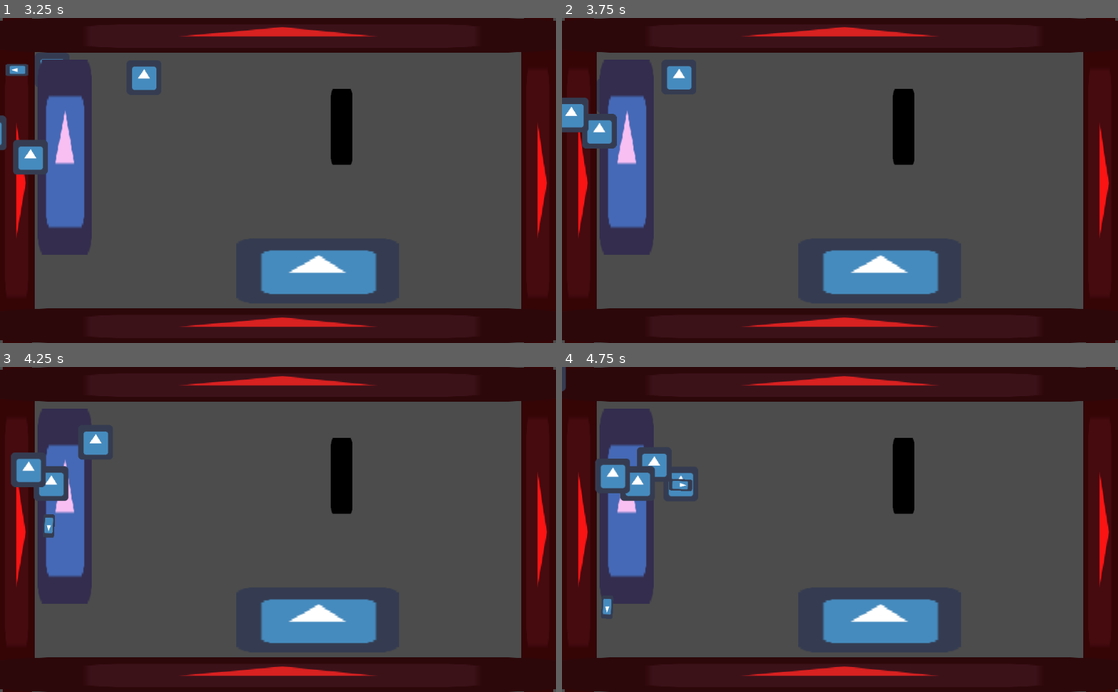
Above: before the commit, frames 1-4 (two rows, left to right).
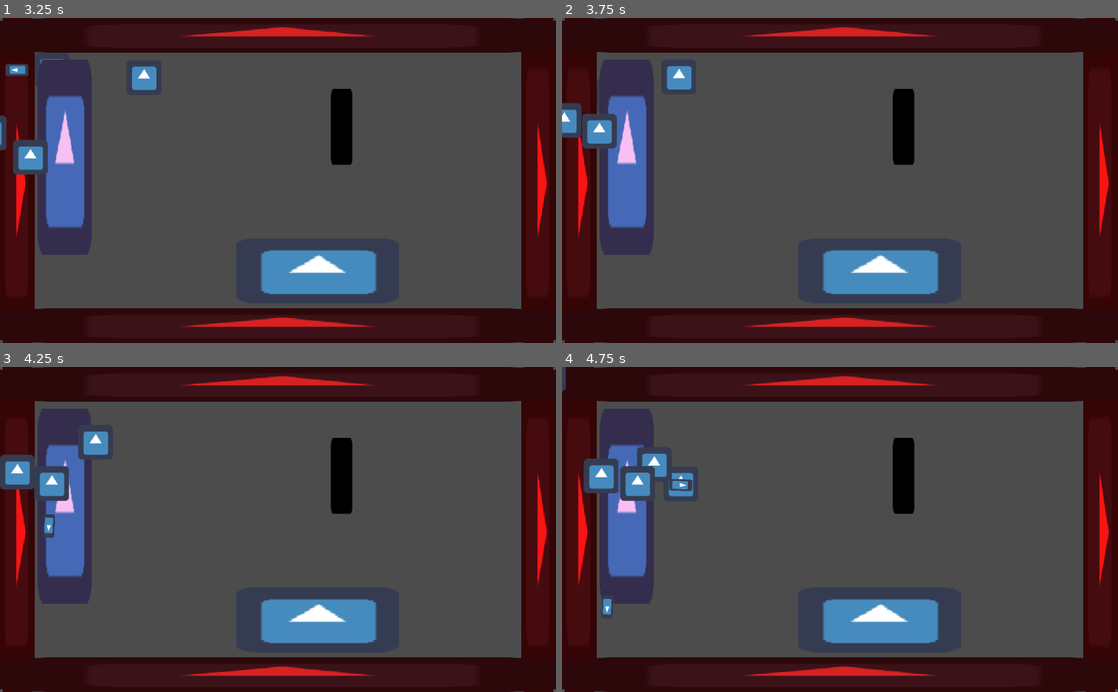
Above: after the commit, the same moments.

Repository: JuannFerrari/GlobalGameJam2019
Game: Godot game, scene res://World3.tscn
Two runs of this game, one before a commit and one after it. Both use one fixed random seed, a clock stepped at 60 frames per second and the inputs below. This scene is started directly instead of the project's main scene. The engine's default icon, where the game draws it, is replaced by a stand-in: a white triangle on a blue panel in a dark square.
Inputs:
- Up to frame 1 (3.25 s): tap Enter (ui_accept) at 0.5, 0.77, 1.52, 3.02 s; hold Up (ui_up) 0.53-2.03 s; hold Left (ui_left) from 2.03 s (still down)
- Up to frame 2 (3.75 s): release Left (ui_left) at 3.53 s; hold Down (ui_down) from 3.53 s (still down)
- Up to frame 3 (4.25 s): keep holding Down (ui_down); tap Enter (ui_accept) at 3.77 s
- Up to frame 4 (4.75 s): release Down (ui_down) at 4.28 s; hold Right (ui_right) from 4.28 s (still down); tap Enter (ui_accept) at 4.52 s

Frame 1 is identical in both runs. In frame 2, 0.4% of the frame differs, in the area x 0-5%, y 24-37%; in frame 3, 0.7%, in the area x 0-13%, y 26-42%; in frame 4, 0.6%.

Commit message:
colision de balas

Diff:
--- a/Bullet.gd
+++ b/Bullet.gd
@@ -10,3 +10,13 @@
 	var angle_vector= Vector2(cos(direction), sin(direction))
 	var motion=angle_vector*VEL
 	position=position+motion*delta
+
+
+func _on_VisibilityNotifier2D_screen_exited():
+	queue_free()
+
+
+func _on_Bullet_area_entered(area):
+	print("hola")
+	queue_free()
+	area.queue_free()
--- a/Bullet.tscn
+++ b/Bullet.tscn
@@ -7,6 +7,8 @@
 
 
 [node name="Bullet" type="Area2D"]
+collision_layer = 2048
+collision_mask = 2048
 script = ExtResource( 1 )
 __meta__ = {
 "_edit_group_": true
@@ -20,3 +22,8 @@
 [node name="CollisionShape2D" type="CollisionShape2D" parent="."]
 rotation = 1.5708
 shape = SubResource( 1 )
+
+[node name="VisibilityNotifier2D" type="VisibilityNotifier2D" parent="."]
+
+[connection signal="area_entered" from="." to="." method="_on_Bullet_area_entered"]
+[connection signal="screen_exited" from="VisibilityNotifier2D" to="." method="_on_VisibilityNotifier2D_screen_exited"]
--- a/EnemyOne.tscn
+++ b/EnemyOne.tscn
@@ -3,9 +3,9 @@
 [ext_resource path="res://EnemyOne.gd" type="Script" id=1]
 [ext_resource path="res://icon.png" type="Texture" id=2]
 
-[sub_resource type="CapsuleShape2D" id=1]
+[sub_resource type="RectangleShape2D" id=1]
 
-radius = 21.5452
+extents = Vector2( 32, 32 )
 
 [node name="EnemyOne" type="KinematicBody2D"]
 position = Vector2( 350, 350 )
